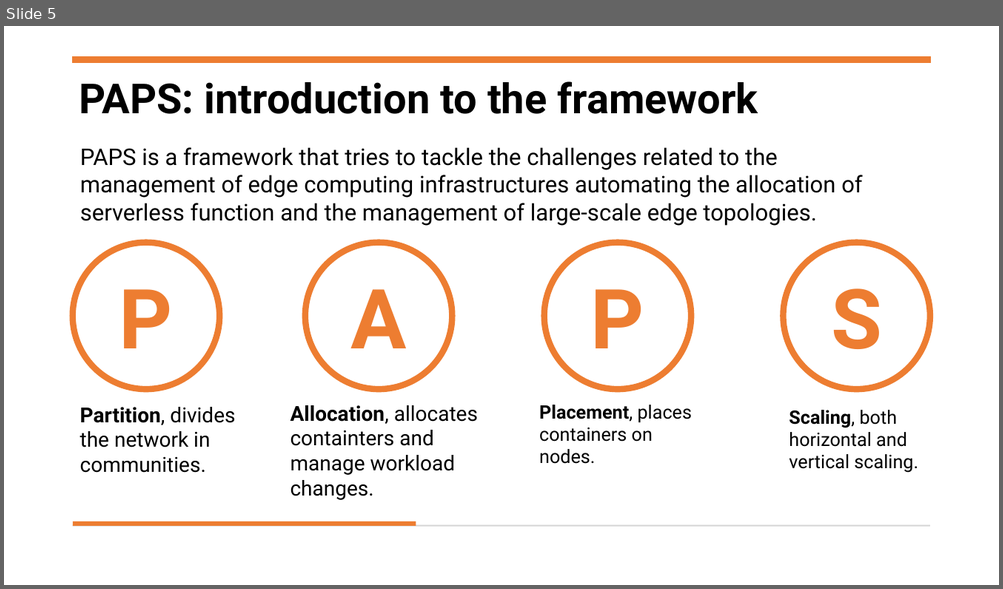
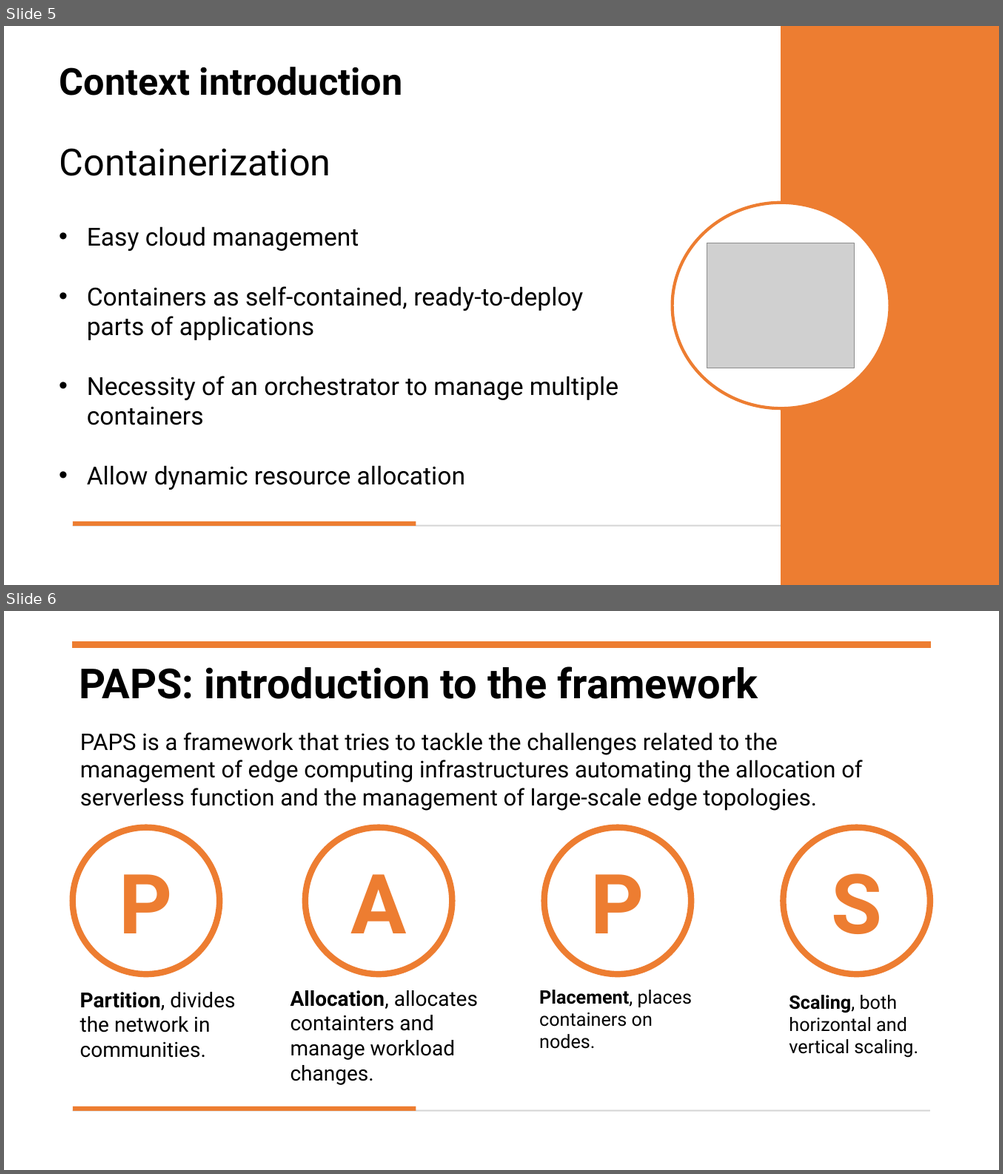
Before and after one commit to OscarPindaro/partition, a slide deck: PAPS.pptx. Shown one above the other, each under a label of ours: slide 5 before the commit, slides 5 and 6 after it. The pictures are 1003x589 and 1003x1174 pixels, drawn with LibreOffice and Linux fonts; fonts in the diff are those of the drawing; grey boxes stand for pictures. Boxes give left, top, right and bottom in pixels: in the first picture for what was removed or moved away, otherwise in the second. Text is boxed around its words. In the diff, an @@ line names an element or a change of style, - is before the commit and + after.

```diff
--- a/PAPS.pptx
+++ b/PAPS.pptx
@@ slide 5 added at bbox=[4, 26, 999, 585], background #FFFFFF @@
@@ rectangle added at bbox=[781, 26, 999, 585], fill #ED7D31, outline #ED7D31 1 pt @@
@@ title added at bbox=[60, 67, 402, 176], 36 pt, text #000000, bold @@
+Context introduction
+Containerization
@@ ellipse added at bbox=[672, 203, 891, 409], fill #FFFFFF, outline #ED7D31 3 pt @@
@@ text added at bbox=[87, 227, 618, 490], 24 pt, text #000000 @@
+• Easy cloud management
+• Containers as self-contained, ready-to-deploy parts of applications
+• Necessity of an orchestrator to manage multiple containers
+• Allow dynamic resource allocation
@@ picture added at bbox=[707, 243, 854, 369] @@
@@ rectangle added at bbox=[73, 526, 930, 527], fill #D5D5D5 @@
@@ rectangle added at bbox=[73, 521, 416, 526], fill #ED7D31 @@
@@ what was slide 5 is now slide 6 @@
```
Also in this commit, not shown: 6 slides changed, 1 other file.
